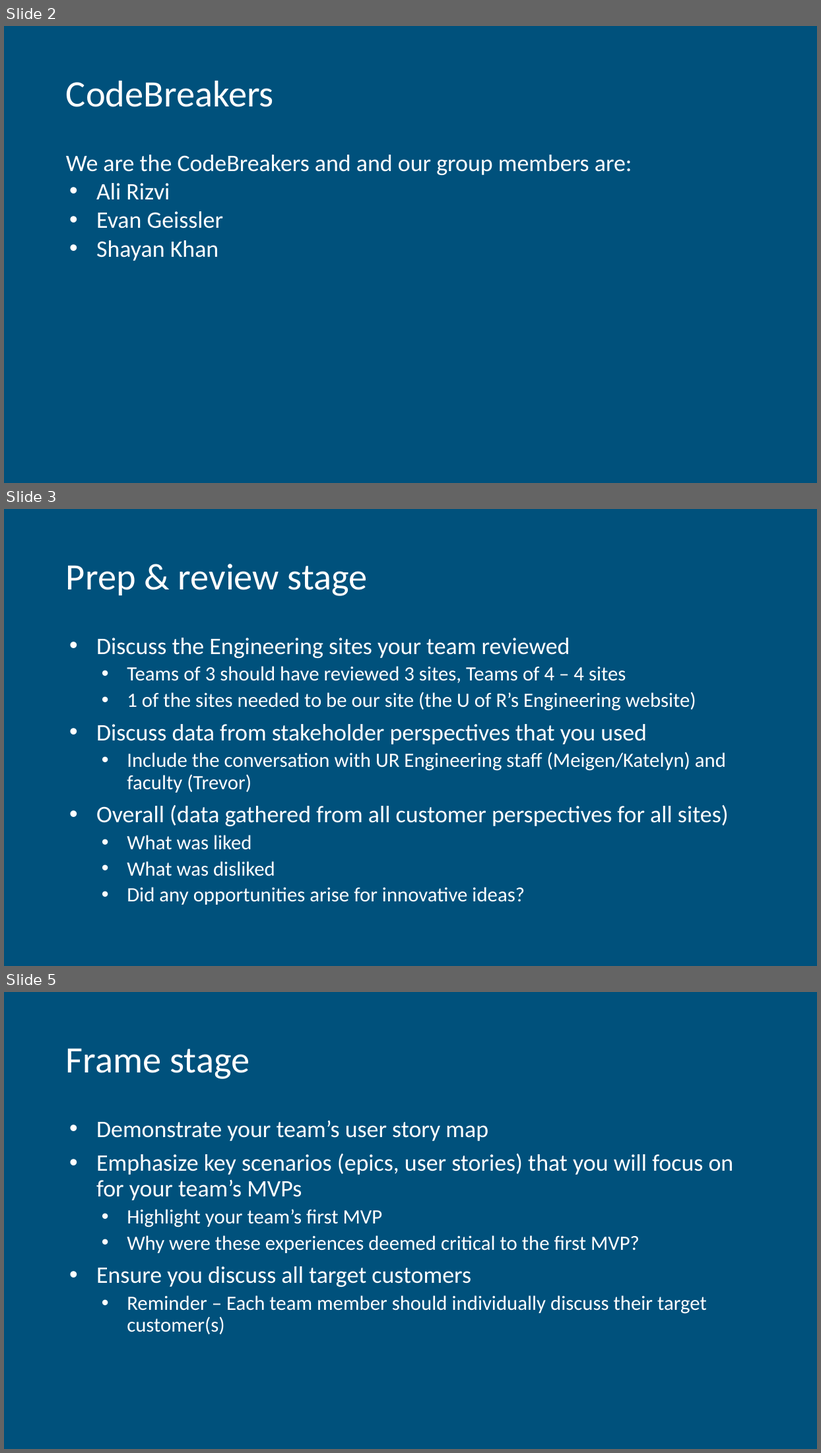
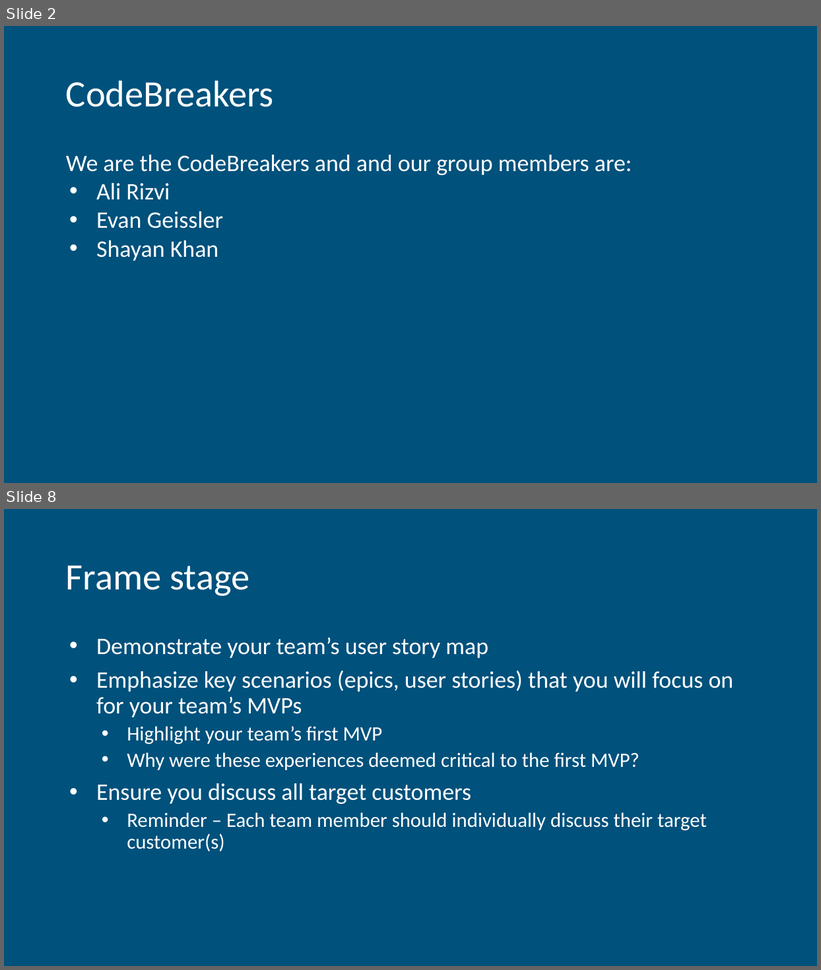
Before and after one commit to EvanGeissler/ENSE-471-UI-Project-CodeBreakers, a slide deck: Milestone 1/Milestone 1 Report Out.pptx. Shown one above the other, each under a label of ours: slides 2, 3 and 5 before the commit, slides 2 and 8 after it; the slides between them are not shown. The pictures are 821x1453 and 821x970 pixels, drawn with LibreOffice and Linux fonts; fonts in the diff are those of the drawing. Boxes give left, top, right and bottom in pixels: in the first picture for what was removed or moved away, otherwise in the second. Text is boxed around its words. In the diff, an @@ line names an element or a change of style, - is before the commit and + after.

```diff
--- a/Milestone 1/Milestone 1 Report Out.pptx
+++ b/Milestone 1/Milestone 1 Report Out.pptx
@@ slide 3 removed at [4,509,817,966], background #00517C @@
@@ title removed at [66,564,368,596] @@
-Prep & review stage
@@ text removed at [96,638,729,905] @@
-• Discuss the Engineering sites your team reviewed
-  • Teams of 3 should have reviewed 3 sites, Teams of 4 – 4 sites
-  • 1 of the sites needed to be our site (the U of R’s Engineering website)
-• Discuss data from stakeholder perspectives that you used
-  • Include the conversation with UR Engineering staff (Meigen/Katelyn) and faculty (Trevor)
-• Overall (data gathered from all customer perspectives for all sites)
-  • What was liked
-  • What was disliked
-  • Did any opportunities arise for innovative ideas?
@@ what was slide 5 is now slide 8 @@
```
Also in this commit, not shown: 2 slides changed, 8 slides added, 2 other slides removed, 1 other file.
